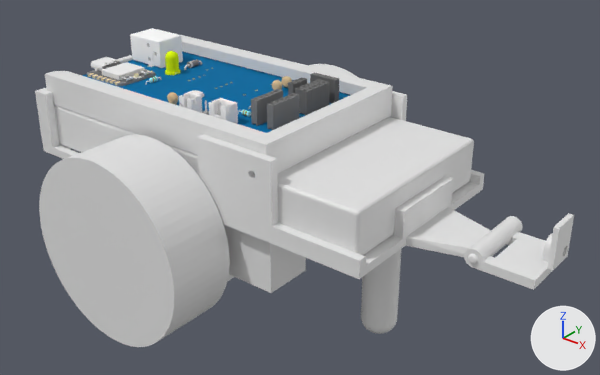
Renders of the Blender file 3D-parts/rover.blend from each side of a commit.
One viewpoint serves both versions: a camera (50 mm lens) standing at (194.7, -203.4, 136.6) and looking at (30.9, 1.4, 9.6). Every picture has the same lights, and +X, +Y and +Z are marked at lower right. The older version comes first.
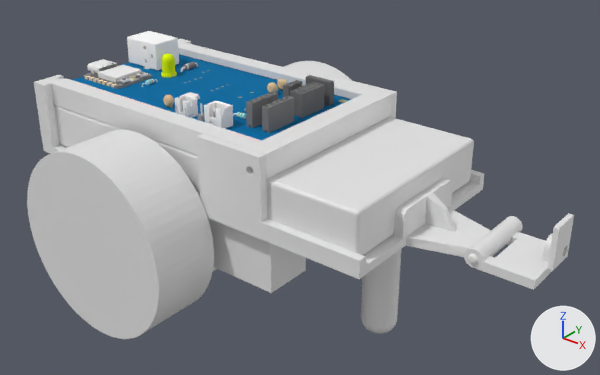
The edits, one by one:
me_cube_002 is used by ob_cube_003; location (-7.7, 0.0, 32.1); scale (105.0, 67.0, 3.69).
me_cube_002 had 392 vertices, 248 faces and spanned x -0.5..0.52, y -0.51..0.51, z -0.5..2.53.
me_cube_002 now has 404 vertices, 257 faces and spans x -0.5..0.52, y -0.51..0.51, z -0.5..1.73.
me_cube_002 part 1: 40 vertices moved from x -0.5..0.52, y -0.51..0.51, z -0.5..1.42 to x -0.5..0.52, y -0.51..0.51, z -0.5..0.99; 182 vertices removed from x -0.5..0.52, y -0.51..0.51, z -0.41..2.53; 194 vertices added at x -0.5..0.52, y -0.51..0.51, z -0.09..1.73.
me_cube is used by ob_cube_004; location (10.0, 0.0, 12.4); scale (-69.4, 33.8, 1.0).
me_cube had 1020 vertices, 712 faces and spanned x -1.4..1.1, y -1.1..1.1, z -1.2..26.0.
me_cube now has 1062 vertices, 733 faces and spans x -73.1..97.7, y -37.0..37.0, z -1.2..26.2.
me_cube part 2: a new loose piece of 548 vertices spanning x -73.1..94.8, y -37.0..37.0, z -1.2..26.2.
Other edits to the shape of me_cube do not show in these pictures.
Object 'PCB' (ob_pcb) moves from (-9.7, 0.0, 26.9) to (-11.9, 0.0, 25.5).
Object 'Cylinder.002' (ob_cylinder_002) moves from (0.0, -46.3, 0.0) to (-7.0, -46.3, 0.0).
Object 'Cylinder.001' (ob_cylinder_001) moves from (0.0, 46.3, 0.0) to (-7.0, 46.4, 0.0).
Object 'Cube.004' (ob_cube_004) is rescaled from (-69.4, 33.8, 1.0) to (1.0, 1.0, 1.0).

Where the change shows, as pixel boxes [x1, y1, x2, y2] in the pictures (600 x 375 px; the box of a moved part takes in the faces that stretch with it):
'Cylinder.002', moved: before [39, 135, 230, 347]; after [27, 130, 214, 339]
'Cube.004', reshaped, rescaled (7% taller): before [35, 55, 511, 279]; after [34, 39, 511, 279]
'Cube.003', reshaped: before [45, 35, 393, 173]; after [46, 41, 392, 179]
'PCB', moved: before [82, 28, 350, 133]; after [73, 31, 351, 140]
'Cylinder.001', moved (mostly hidden before): before [308, 64, 359, 78]; after [284, 61, 352, 81]
part 1 of me_cube_002, moved or reshaped: before [45, 35, 393, 161]; after [46, 41, 392, 179]
part 2 of me_cube, added: after [34, 39, 491, 279]
